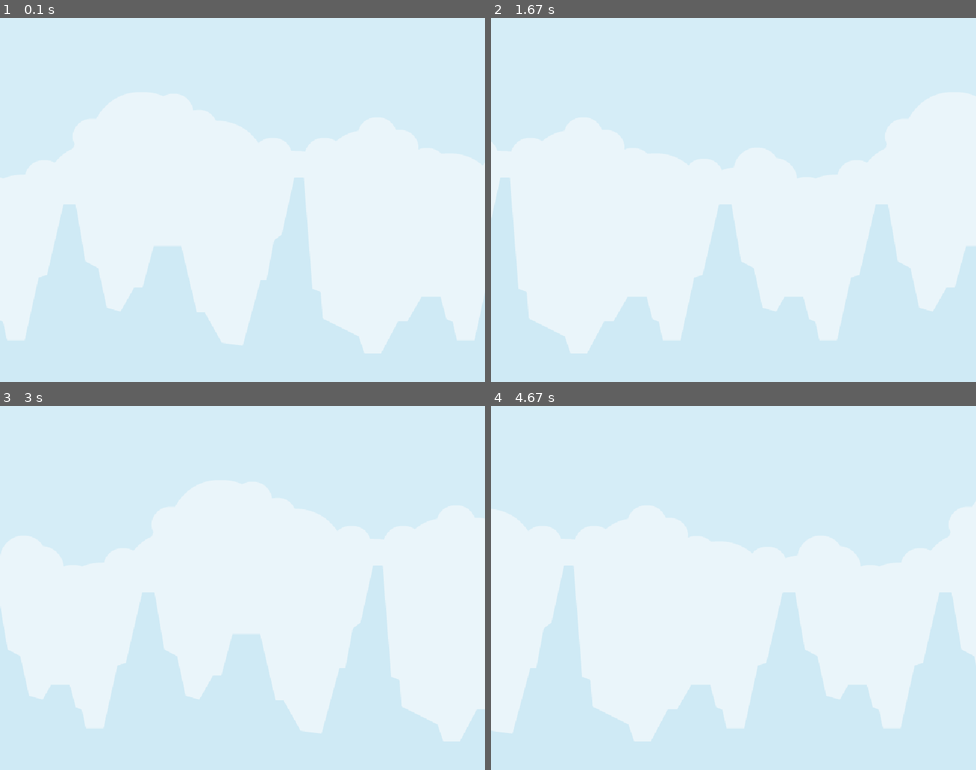
Above: before the commit, frames 1-4 (two rows, left to right).
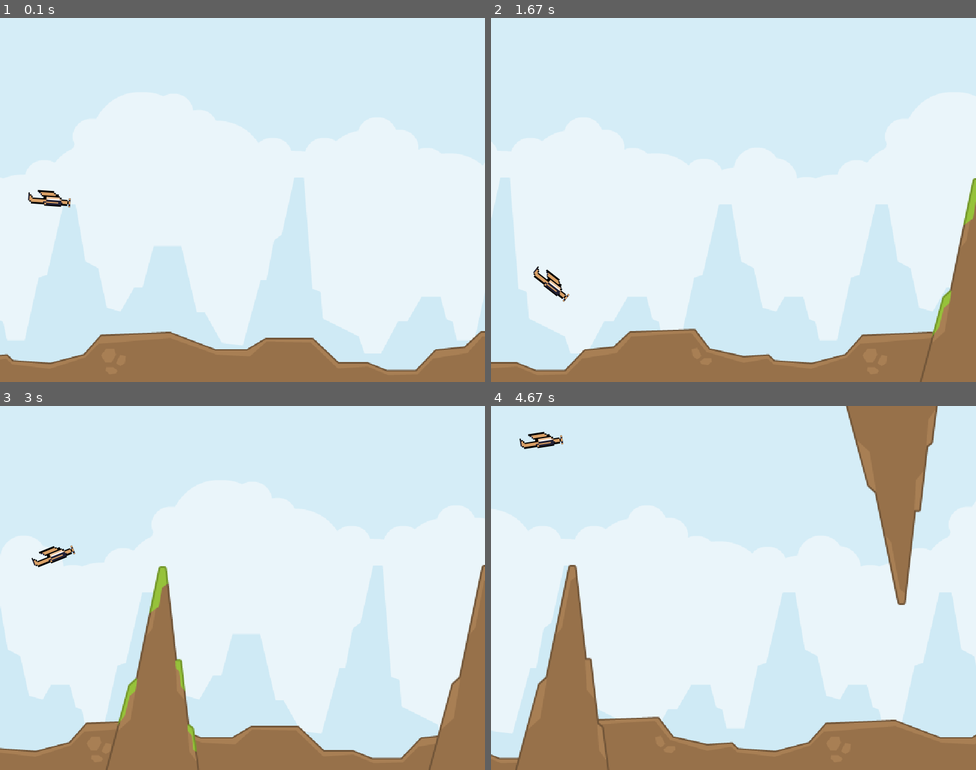
Above: after the commit, the same moments.

Repository: Rekyeme/IMFJ1---Laborat-rio-de-Pygame-Projeto-Final
Game: pygame game, started from main.py
The game is run twice, just before and just after one commit, with the same random seed, the same clock (stepped at 60 frames per second) and the same inputs.
Inputs:
- Up to frame 1 (0.1 s): no input
- Up to frame 2 (1.67 s): tap Enter at 0.33 s
- Up to frame 3 (3 s): tap Space at 1.67 s; tap Enter at 2, 2.4, 2.7, 2.9 s
- Up to frame 4 (4.67 s): tap Enter at 3.23, 3.53, 4.3 s

The runs differ from the first frame. In frame 1, 9.4% of the frame differs, in the area x 0-100%, y 47-100%; in frame 2, 12%; in frame 3, 15%; in frame 4, 19%, in the area x 0-100%, y 0-100%.

Commit message:
Final Game

Diff:
--- a/main.py
+++ b/main.py
@@ -2,13 +2,14 @@
 import sys
 import time
 from settings import *
-from sprites import BG
+from sprites import BG, Ground, Plane, Obstacle
 
 
 class Program:
 
     # Display and Clock setup;
     def __init__(self):
+        self.active = None
         pygame.init()
         self.display_surface = pygame.display.set_mode((WIDTH, HEIGHT))
         pygame.display.set_caption("")
@@ -19,11 +20,27 @@
         self.collision_sprites = pygame.sprite.Group()
 
         # Scaling Factor
-        bg_HEIGHT = pygame.image.load("../IMFJ1---Laboratorio-de-Pygame-Projeto-Final/Assets/background.png").get_height()
+        bg_HEIGHT = pygame.image.load(
+            "../IMFJ1---Laboratorio-de-Pygame-Projeto-Final/Assets/background.png").get_height()
         self.scaling_factor = HEIGHT / bg_HEIGHT
 
         # Sprite Configuration
         BG(self.all_sprites, self.scaling_factor)
+        Ground([self.all_sprites, self.collision_sprites], self.scaling_factor)
+        self.Plane = Plane(self.all_sprites, self.scaling_factor * 2)
+
+        # Timer
+        self.obstacle_timer = pygame.USEREVENT + 1
+        pygame.time.set_timer(self.obstacle_timer, 1400)
+
+    def collisions(self):
+        if pygame.sprite.spritecollide(self.Plane, self.collision_sprites, False, pygame.sprite.collide_mask) \
+                or self.Plane.rect.top <= 0:
+            for sprite in self.collision_sprites.sprites():
+                if sprite.sprite_type == "  obstacle":
+                    sprite.kill()
+            self.active = False
+            self.Plane.kill()
 
     # Program main loop;
     def run(self):
@@ -37,10 +54,16 @@
                 if event.type == pygame.QUIT:
                     pygame.quit()
                     sys.exit()
+                if event.type == pygame.KEYUP:
+                    self.Plane.Jump()
+
+                if event.type == self.obstacle_timer:
+                    Obstacle([self.all_sprites, self.collision_sprites], self.scaling_factor * 1.2)
 
             # Updates the display and limits the frame-rate;
             self.display_surface.fill("black")
             self.all_sprites.update(dt)
+            self.collisions()
             self.all_sprites.draw(self.display_surface)
 
             pygame.display.update()
--- a/sprites.py
+++ b/sprites.py
@@ -1,5 +1,6 @@
 import pygame
 from settings import *
+from random import choice, randint
 
 
 class BG(pygame.sprite.Sprite):
@@ -23,3 +24,110 @@
         if self.rect.centerx <= 0:
             self.pos.x = 0
         self.rect.x = round(self.pos.x)
+
+
+class Ground(pygame.sprite.Sprite):
+    def __init__(self, groups, scaling_factor):
+        super().__init__(groups)
+
+        # Image import and scaling;
+        ground_surface = pygame.image.load(
+            "../IMFJ1---Laboratorio-de-Pygame-Projeto-Final/Assets/ground.png").convert_alpha()
+        assert isinstance(scaling_factor, object)
+        self.image = pygame.transform.scale(ground_surface,
+                                            pygame.math.Vector2(ground_surface.get_size()) * scaling_factor)
+
+        # Position set;
+        self.rect = self.image.get_rect(bottomleft=(0, HEIGHT))
+        self.pos = pygame.math.Vector2(self.rect.topleft)
+
+        # Mask
+        self.mask = pygame.mask.from_surface(self.image)
+
+    def update(self, dt):
+        self.pos.x -= 360 * dt
+        if self.rect.centerx <= 0:
+            self.pos.x = 0
+
+        self.rect.x = round(self.pos.x)
+
+
+class Plane(pygame.sprite.Sprite):
+    def __init__(self, groups, scaling_factor):
+        super().__init__(groups)
+
+        # Image import and scaling;
+        self.mask = None
+        self.import_frames(scaling_factor)
+        self.frame_index = 0
+        self.image = self.frames[self.frame_index]
+
+        # Rect
+        self.rect = self.image.get_rect(midleft=(WIDTH / 20, HEIGHT / 2))
+        self.pos = pygame.math.Vector2(self.rect.topleft)
+
+        # Movement
+        self.gravity = 484
+        self.direction = 0
+
+    def import_frames(self, scaling_factor):
+        self.frames = []
+        for i in range(2):
+            surf = pygame.image.load(
+                f'../IMFJ1---Laboratorio-de-Pygame-Projeto-Final/Assets/Plane{i}.png').convert_alpha()
+            scaled_surface = pygame.transform.scale(surf, pygame.math.Vector2(surf.get_size()) * scaling_factor)
+            self.frames.append(scaled_surface)
+
+    def applied_gravity(self, dt):
+        self.direction += self.gravity * dt
+        self.pos.y += self.direction * dt
+        self.rect.y = round(self.pos.y)
+
+    def Jump(self):
+        self.direction = - 242
+
+    def animate(self, dt):
+        self.frame_index += 21 * dt
+        if self.frame_index >= len(self.frames):
+            self.frame_index = 0
+        self.image = self.frames[int(self.frame_index)]
+
+    def rotate(self, dt):
+        rotated_plane = pygame.transform.rotozoom(self.image, -self.direction * 0.10, 1)
+        self.image = rotated_plane
+        self.mask = pygame.mask.from_surface(self.image)
+
+    def update(self, dt):
+        self.applied_gravity(dt)
+        self.animate(dt)
+        self.rotate(dt)
+
+
+class Obstacle(pygame.sprite.Sprite):
+    def __init__(self, groups, scaling_factor):
+        super().__init__(groups)
+
+        orientation = choice(("up", "down"))
+        surf = pygame.image.load(f"../IMFJ1---Laboratorio-de-Pygame-Projeto-Final/Assets/{choice((0, 1))}.png").convert_alpha()
+        self.image = pygame.transform.scale(surf, pygame.math.Vector2(surf.get_size()) * scaling_factor)
+
+        x = WIDTH + randint(40, 100)
+
+        if orientation == 'up':
+            y = HEIGHT + randint(10, 50)
+            self.rect = self.image.get_rect(midbottom=(x, y))
+        else:
+            y = randint(-50, -10)
+            self.image = pygame.transform.flip(self.image, False, True)
+            self.rect = self.image.get_rect(midtop=(x, y))
+
+        self.pos = pygame.math.Vector2(self.rect.topleft)
+
+        # mask
+        self.mask = pygame.mask.from_surface(self.image)
+
+    def update(self, dt):
+        self.pos.x -= 400 * dt
+        self.rect.x = round(self.pos.x)
+        if self.rect.right <= -100:
+            self.kill()
Binary file added: Assets/BD_Cartoon_Shout.ttf
Binary file removed: Assets/IMFJ1_Plane.gif
Binary file added: Assets/Plane0.png
Binary file added: Assets/Plane1.png
